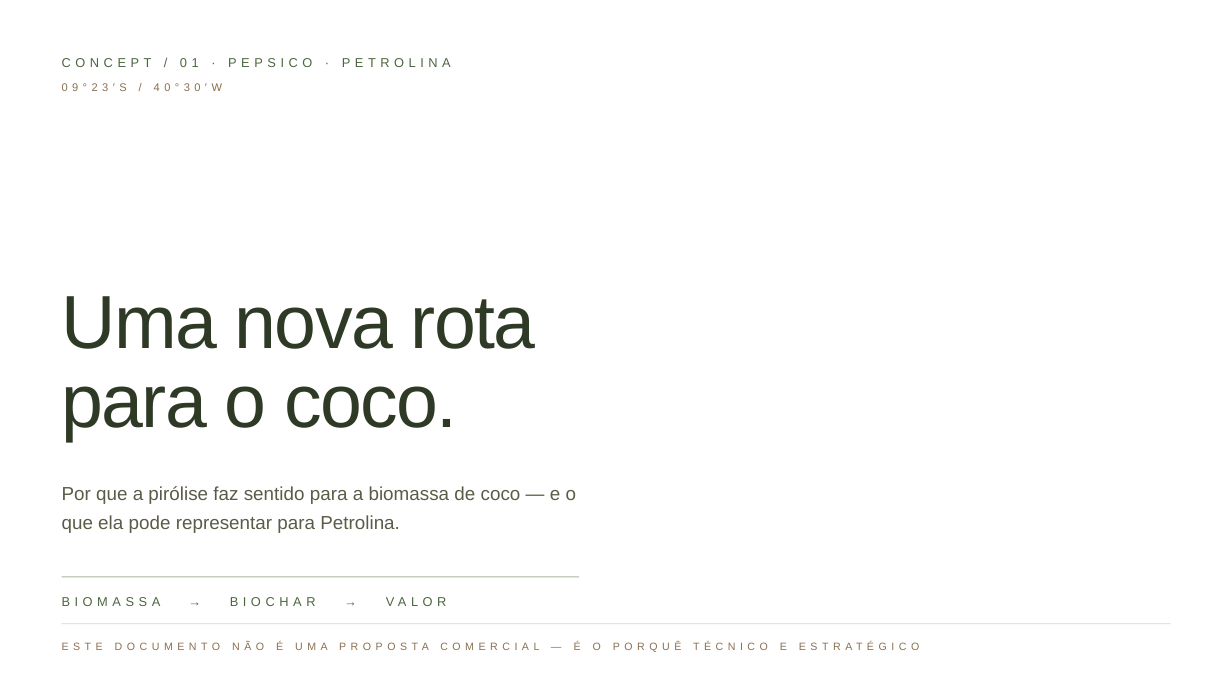
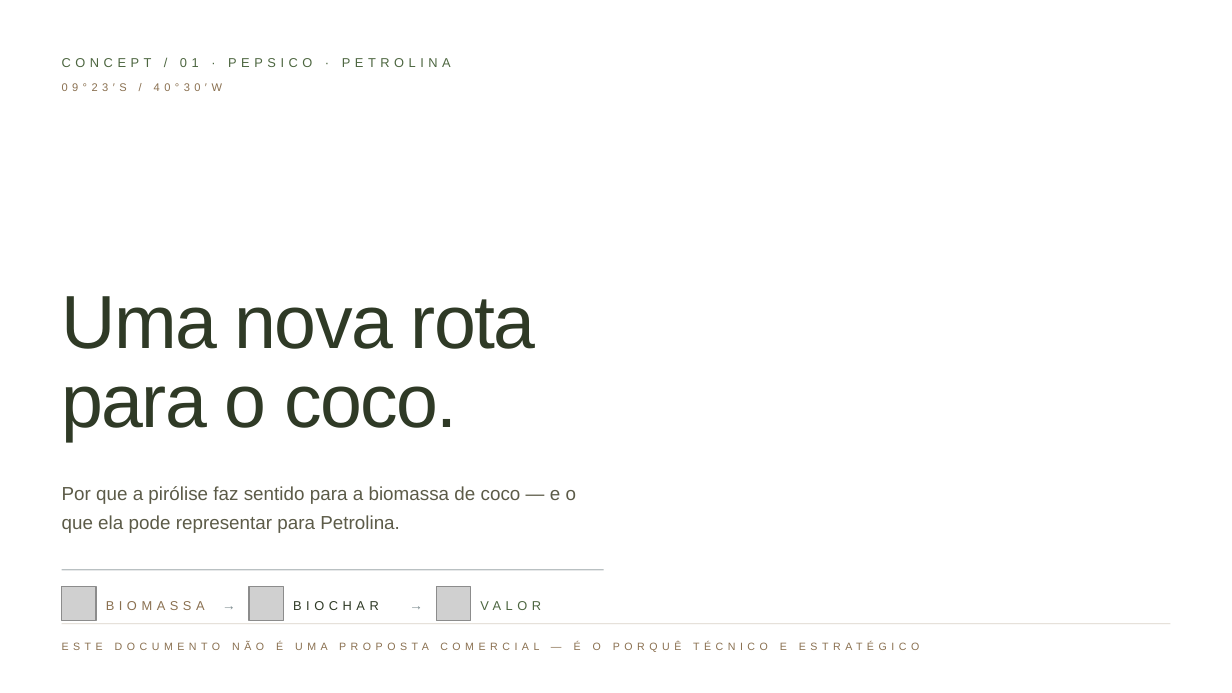
Before and after one commit to lubritto-hub/clipping, a slide deck: slide 1 of deck/pepsico-petrolina-porque.pptx. Drawn at 1232x693 pixels with LibreOffice and Linux fonts; fonts in the diff are those of the drawing; grey boxes stand for pictures; background and template pictures are left out. Boxes give left, top, right and bottom in pixels: in the first picture for what was removed or moved away, otherwise in the second. Text is boxed around its words. In the diff, an @@ line names an element or a change of style, - is before the commit and + after.

```diff
--- a/deck/pepsico-petrolina-porque.pptx
+++ b/deck/pepsico-petrolina-porque.pptx
@@ rectangle resized from (x1=62, y1=577, x2=579, y2=578) to (x1=62, y1=569, x2=604, y2=570) @@
@@ rectangle at (x1=62, y1=569, x2=604, y2=570): fill #4D6640 at 50% opacity to #7E8C90 at 54% opacity @@
@@ picture added at (x1=62, y1=586, x2=96, y2=621) @@
@@ text added at (x1=217, y1=595, x2=241, y2=616), 8 pt, text #7E8C90 @@
+→
@@ picture added at (x1=249, y1=586, x2=283, y2=621) @@
@@ text added at (x1=404, y1=595, x2=429, y2=616), 8 pt, text #7E8C90 @@
+→
@@ picture added at (x1=436, y1=586, x2=471, y2=621) @@
@@ text added at (x1=106, y1=601, x2=205, y2=610), 7.5 pt, text #8A7050 @@
+BIOMASSA
@@ text at (x1=293, y1=601, x2=379, y2=610): text changed; text colour #4D6640 to #2F3A26 @@
-BIOMASSA → BIOCHAR → VALOR
+BIOCHAR
@@ text added at (x1=480, y1=601, x2=541, y2=610), 7.5 pt, text #4D6640 @@
+VALOR
```
Also in this commit, not shown: 6 other slides changed, 7 other files.
